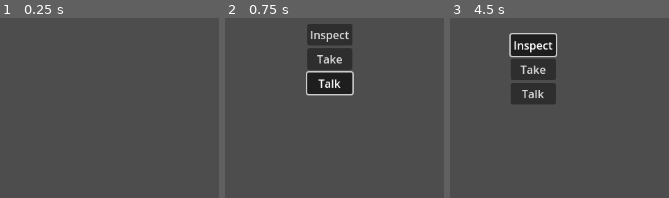
Above: before the commit, frames 1-3 (left to right).
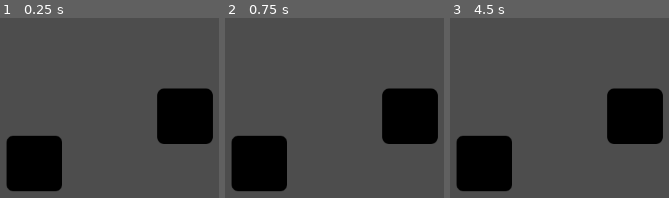
Above: after the commit, the same moments.

Repository: hoodinii69/game467-2025
Game: Godot game, scene res://Scenes/main.tscn
The game is run twice, just before and just after one commit, with the same random seed, the same clock (stepped at 60 frames per second) and the same inputs. The engine's default icon, where the game draws it, is replaced by a stand-in: a white triangle on a blue panel in a dark square.
Inputs (mouse positions are in pixels of both pictures, inside the frame that each line leads up to):
- Up to frame 1 (0.25 s): no input
- Up to frame 2 (0.75 s): tap Enter at 0.5 s; move the mouse to (306, 23) at 0.52 s; click (306, 23) at 0.67 s
- Up to frame 3 (4.5 s): tap Space at 1.25, 2.75, 4.25 s; move the mouse to (590, 124) at 1.27 s; click (590, 124) at 1.42 s; tap Enter at 2, 3.5 s; move the mouse to (outside the picture) at 2.02 s; click (outside the picture) at 2.17 s; move the mouse to (outside the picture) at 2.77 s; click (outside the picture) at 2.92 s; move the mouse to (outside the picture) at 3.52 s; click (outside the picture) at 3.67 s; move the mouse to (511, 34) at 4.27 s; click (511, 34) at 4.42 s

The runs differ from the first frame. In frame 1, 16% of the frame differs, in the area x 2-98%, y 38-97%; in frame 2, 23%, in the area x 2-98%, y 3-97%; in frame 3, 23%.

Commit message:
Inspection System Completed

Diff:
--- /dev/null
+++ b/Resources/inspectable.gd
@@ -0,0 +1,5 @@
+extends Resource
+class_name Inspectable
+
+@export var text : String
+@export var show : bool
--- /dev/null
+++ b/Resources/takeable.gd
@@ -0,0 +1,5 @@
+extends Resource
+class_name Takeable
+
+@export var text : String
+@export var show : bool
--- /dev/null
+++ b/Resources/talkable.gd
@@ -0,0 +1,5 @@
+extends Resource
+class_name Talkable
+
+@export var text : PackedStringArray
+@export var show : bool
--- /dev/null
+++ b/Scenes/global_vars.tscn
@@ -0,0 +1,6 @@
+[gd_scene load_steps=2 format=3 uid="uid://ckqeinfmtusap"]
+
+[ext_resource type="Script" path="res://Scripts/global_vars.gd" id="1_mwl0i"]
+
+[node name="global_vars" type="Node"]
+script = ExtResource("1_mwl0i")
--- a/Scenes/main.tscn
+++ b/Scenes/main.tscn
@@ -1,18 +1,51 @@
-[gd_scene load_steps=4 format=3 uid="uid://b4vadqqj38k7g"]
+[gd_scene load_steps=13 format=3 uid="uid://b4vadqqj38k7g"]
 
 [ext_resource type="Script" path="res://Scripts/main.gd" id="1_5wbwr"]
 [ext_resource type="PackedScene" uid="uid://ddnyj3yf6gsgm" path="res://Scenes/test_clickable.tscn" id="1_8oicw"]
 [ext_resource type="Script" path="res://Scripts/ClickableOptions.gd" id="2_647cv"]
+[ext_resource type="Script" path="res://Resources/inspectable.gd" id="4_bi7mt"]
+[ext_resource type="Script" path="res://Resources/takeable.gd" id="4_fb3mb"]
+[ext_resource type="Script" path="res://Resources/talkable.gd" id="6_4unax"]
+
+[sub_resource type="Resource" id="Resource_btftq"]
+script = ExtResource("4_bi7mt")
+text = "I'm a collision box."
+show = true
+
+[sub_resource type="Resource" id="Resource_vygk8"]
+script = ExtResource("4_fb3mb")
+text = "You take the collision box."
+show = true
+
+[sub_resource type="Resource" id="Resource_jklfx"]
+script = ExtResource("6_4unax")
+text = PackedStringArray("A: You come here often?", "B: Nope!")
+show = true
+
+[sub_resource type="Resource" id="Resource_0glfi"]
+script = ExtResource("4_bi7mt")
+text = "I'm a different collision box."
+show = true
+
+[sub_resource type="Resource" id="Resource_i5mxj"]
+script = ExtResource("4_fb3mb")
+text = "Fine, I'll take this one too."
+show = true
+
+[sub_resource type="Resource" id="Resource_ie03k"]
+script = ExtResource("6_4unax")
+text = PackedStringArray()
+show = false
 
 [node name="Main" type="Node2D"]
 script = ExtResource("1_5wbwr")
 
-[node name="ClickableOptions" type="VBoxContainer" parent="." node_paths=PackedStringArray("Main")]
+[node name="ClickableOptions" type="VBoxContainer" parent="."]
 visible = false
+z_index = 1
 offset_right = 65.0
 offset_bottom = 101.0
 script = ExtResource("2_647cv")
-Main = NodePath("..")
 
 [node name="Inspect" type="Button" parent="ClickableOptions"]
 layout_mode = 2
@@ -29,5 +62,23 @@
 tooltip_text = "Strike up a conversation"
 text = "Talk"
 
-[node name="ObjectClickable" parent="." instance=ExtResource("1_8oicw")]
-position = Vector2(260, 213)
+[node name="Cancel" type="Button" parent="ClickableOptions"]
+layout_mode = 2
+text = "Cancel"
+
+[node name="test_clickable" parent="." instance=ExtResource("1_8oicw")]
+position = Vector2(192, 414)
+inspectable_text = SubResource("Resource_btftq")
+takeable_text = SubResource("Resource_vygk8")
+talkable_text = SubResource("Resource_jklfx")
+
+[node name="Legally Distinct Clickable" parent="." instance=ExtResource("1_8oicw")]
+position = Vector2(409, 346)
+inspectable_text = SubResource("Resource_0glfi")
+takeable_text = SubResource("Resource_i5mxj")
+talkable_text = SubResource("Resource_ie03k")
+
+[connection signal="pressed" from="ClickableOptions/Inspect" to="ClickableOptions" method="_on_inspect_pressed"]
+[connection signal="pressed" from="ClickableOptions/Take" to="ClickableOptions" method="_on_take_pressed"]
+[connection signal="pressed" from="ClickableOptions/Talk" to="ClickableOptions" method="_on_talk_pressed"]
+[connection signal="pressed" from="ClickableOptions/Cancel" to="ClickableOptions" method="_on_cancel_pressed"]
--- a/Scenes/test_clickable.tscn
+++ b/Scenes/test_clickable.tscn
@@ -1,22 +1,23 @@
 [gd_scene load_steps=4 format=3 uid="uid://ddnyj3yf6gsgm"]
 
 [ext_resource type="Script" path="res://Scripts/dummy_clickable.gd" id="1_00cur"]
-[ext_resource type="Script" path="res://Scripts/ObjectClickable.gd" id="1_ow5bm"]
+[ext_resource type="Texture2D" uid="uid://06xexhbo8g18" path="res://Images/icon.svg" id="3_jnkru"]
 
 [sub_resource type="RectangleShape2D" id="RectangleShape2D_7qpg1"]
 size = Vector2(80, 80)
 
-[node name="CharacterBody2D" type="CharacterBody2D" groups=["Item"]]
+[node name="test_clickable" type="CharacterBody2D" groups=["Item"]]
 input_pickable = true
 script = ExtResource("1_00cur")
 
 [node name="Sprite2D" type="Sprite2D" parent="."]
+modulate = Color(0, 0, 0, 1)
+position = Vector2(-9.53674e-07, 9.53674e-07)
+scale = Vector2(0.625, 0.625)
+texture = ExtResource("3_jnkru")
 
 [node name="CollisionShape2D" type="CollisionShape2D" parent="."]
 shape = SubResource("RectangleShape2D_7qpg1")
 
-[node name="Clickable" type="Node2D" parent="."]
-script = ExtResource("1_ow5bm")
-
 [connection signal="mouse_entered" from="." to="." method="_on_mouse_entered"]
 [connection signal="mouse_exited" from="." to="." method="_on_mouse_exited"]
--- a/Scripts/ClickableOptions.gd
+++ b/Scripts/ClickableOptions.gd
@@ -1,28 +1,60 @@
 extends VBoxContainer
 
 @export var Main : Node
-
-# Called when the node enters the scene tree for the first time.
-#For now, this is here in ready().
-#This checks (at some point) all of the child nodes
-#And connects to any objects clicked signal
-#So that we can do some code when they are clicked
+@export var inspectable_script = Inspectable
+@export var takeable_script = Takeable
+@export var talkable_script = Talkable
+var selected = GlobalVars.Selected_Object #shorthand
+var selected_takeable
 func _ready():
-	print(Main.get_children())
-	for node in Main.get_children():
-		if node.is_in_group("Item"):
-			node.get_node("Clickable").is_clicked.connect(_is_clicked)
-			node.get_node("Clickable").isnt_clicked.connect(_isnt_clicked)
-
+	pass
 
 # Called every frame. 'delta' is the elapsed time since the previous frame.
 func _process(delta):
-	pass
+	selected = GlobalVars.Selected_Object
+
+#Not sure if we want anything cool to happen with
+#right and left click but we have the option
+#to do so
+func _input(event):
+	if event is InputEventMouseButton:
+		if event.button_index == MOUSE_BUTTON_LEFT and event.pressed and selected != null:
+			_is_clicked()
+		#elif selected == null: self.hide()
 
 func _is_clicked():
 	self.show()
-	self.position = get_global_mouse_position()
-func _isnt_clicked():
-	self.hide()
+	self.position = get_global_mouse_position() + Vector2(60,0)
+	check_ability()
 #Some code that when the object is selected it gets fed
 #the info from the object (inspect text, can it be taken- dialogue?)
+
+#This function checks what the object is and stores data of it
+func check_ability():
+	$Inspect.hide()
+	$Take.hide()
+	$Talk.hide()
+	if selected.inspectable_text.show == true:
+		$Inspect.show()
+		inspectable_script = selected.inspectable_text.text
+	if selected.takeable_text.show == true:
+		$Take.show()
+		takeable_script = selected.takeable_text.text
+		selected_takeable = selected
+	if selected.talkable_text.show == true:
+		$Talk.show()
+		talkable_script = selected.talkable_text.text
+
+func _on_inspect_pressed():
+	print(inspectable_script)
+	self.hide()
+func _on_take_pressed():
+	print(takeable_script)
+	#Code to add the selected item to your inventory
+	selected_takeable.queue_free()
+	self.hide()
+func _on_talk_pressed():
+	print(talkable_script)
+	self.hide()
+func _on_cancel_pressed():
+	self.hide()
--- a/Scripts/ObjectClickable.gd
+++ /dev/null
@@ -1,19 +0,0 @@
-extends Node2D
-
-#Use this class for anything we want the player to
-#be able to click, including NPCs
-class_name Clickable
-
-#Everything should be inspectable, ideally.
-#Flavor text is awesome
-@export var is_inspectable: bool
-#Conversant is for NPCs or anything you can talk to
-@export var is_conversant: bool
-#Takeable is for anything you can bring with you
-#into your inventory
-@export var is_takeable: bool
-
-#Signal to connect to main when clicked
-signal is_clicked
-#Signal to tell UI stuff to go away when nothing is clicked
-signal isnt_clicked
--- a/Scripts/dummy_clickable.gd
+++ b/Scripts/dummy_clickable.gd
@@ -1,28 +1,16 @@
 extends CharacterBody2D
-
-var selected : bool
-
+class_name Interactable
+@export var inspectable_text = Inspectable
+@export var takeable_text = Takeable
+@export var talkable_text = Talkable
 #A bool to determine whether the mouse is highlighting the object
 #Maybe add an outline when this is true?
 #Either way will run code when clicked to show an
 #inspector window
 func _on_mouse_entered():
-	selected = true
+	$Sprite2D.modulate = Color(1,1,1)
+	GlobalVars.Selected_Object = self
 
 func _on_mouse_exited():
-	selected = false
-
-
-#Not sure if we want anything cool to happen with
-#right and left click but we have the option
-#to do so
-func _input(event):
-	if event is InputEventMouseButton:
-		if event.button_index == MOUSE_BUTTON_LEFT and selected and event.pressed:
-			#Emit a signal which main will listen to
-			$Clickable.is_clicked.emit()
-		if event.button_index == MOUSE_BUTTON_RIGHT and selected and event.pressed:
-			#In case we want to do something with right click????
-			print("Right clicked a clickable")
-		#Make this a signal or a function in the control ui rn this is BAD
-		elif selected == false: $Clickable.isnt_clicked.emit()
+	$Sprite2D.modulate = Color(0,0,0)
+	GlobalVars.Selected_Object = null
--- /dev/null
+++ b/Scripts/global_vars.gd
@@ -0,0 +1,3 @@
+extends Node
+
+@export var Selected_Object : Node
--- a/Scripts/main.gd
+++ b/Scripts/main.gd
@@ -1,16 +1,9 @@
 extends Node2D
 
-var is_options_showing
 
 # Called when the node enters the scene tree for the first time.
-
-
 func _ready():
 	pass
 # Called every frame. 'delta' is the elapsed time since the previous frame.
 func _process(_delta):
 	pass
-
-#Code that runs when the mouse clicks on a clickable object
-#On second thought this shouldn't be in main so move it to the
-#clickable options
--- a/Scripts/test_clickable.gd
+++ /dev/null
@@ -1,10 +0,0 @@
-extends Node2D
-
-
-# Called when the node enters the scene tree for the first time.
-func _ready():
-	pass # Replace with function body.
-
-
-# Called every frame. 'delta' is the elapsed time since the previous frame.
-func _process(delta):
--- a/project.godot
+++ b/project.godot
@@ -18,6 +18,7 @@
 [autoload]
 
 AudioPlayer="*res://Scenes/audio_player.tscn"
+GlobalVars="*res://Scenes/global_vars.tscn"
 
 [display]
 
